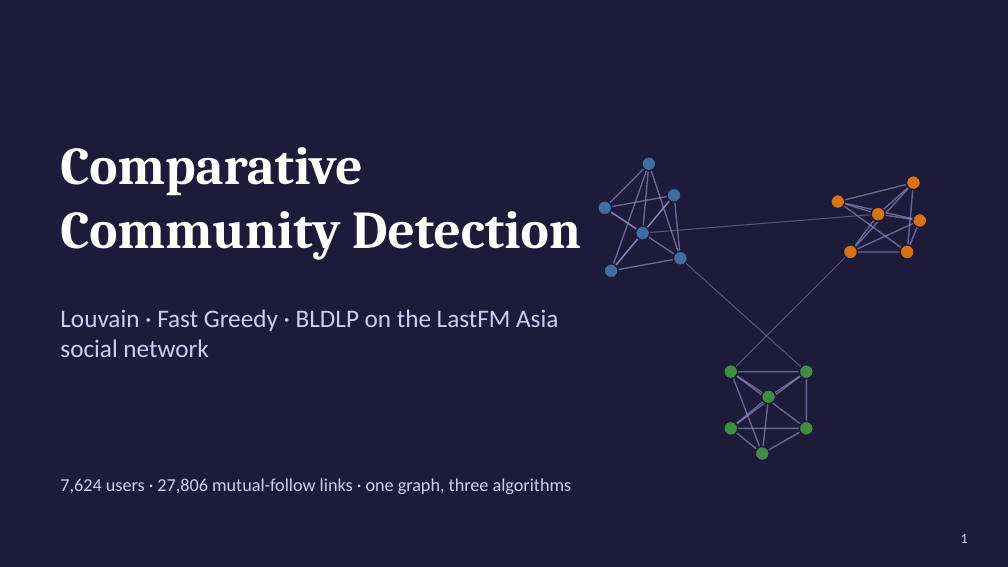
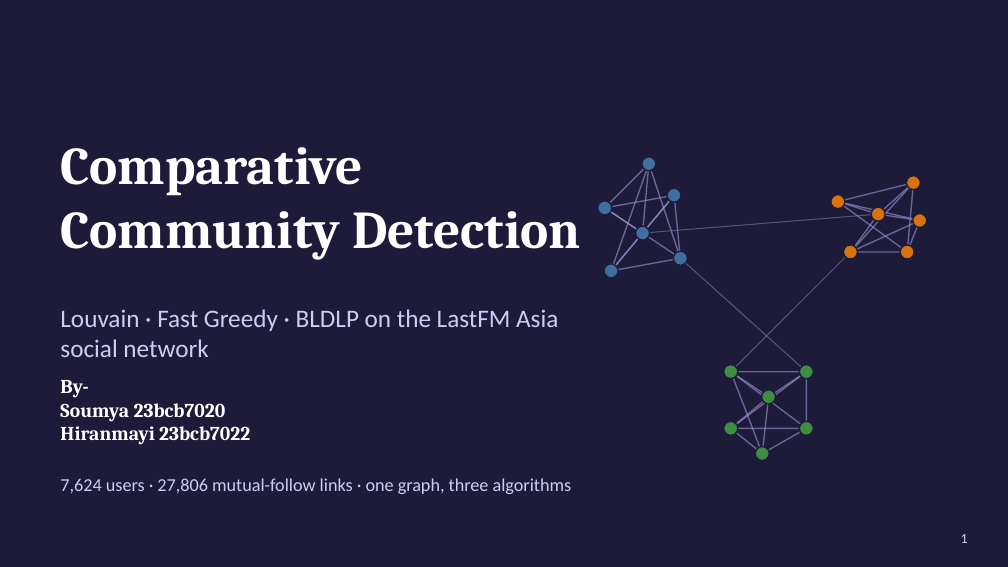
Before and after one commit to Soumya1905/Community-Detection-ATSMA-Lab, a slide deck: slide 1 of LastFM_Community_Detection.pptx. Drawn at 1008x567 pixels with LibreOffice and Linux fonts; fonts in the diff are those of the drawing. Boxes give left, top, right and bottom in pixels: in the first picture for what was removed or moved away, otherwise in the second. Text is boxed around its words. In the diff, an @@ line names an element or a change of style, - is before the commit and + after.

```diff
--- a/LastFM_Community_Detection.pptx
+++ b/LastFM_Community_Detection.pptx
@@ title added at (60,380,250,445), 14 pt, text #FFFFFF, bold @@
+By-
+Soumya 23bcb7020
+Hiranmayi 23bcb7022
```
Also in this commit, not shown: 11 other files.
